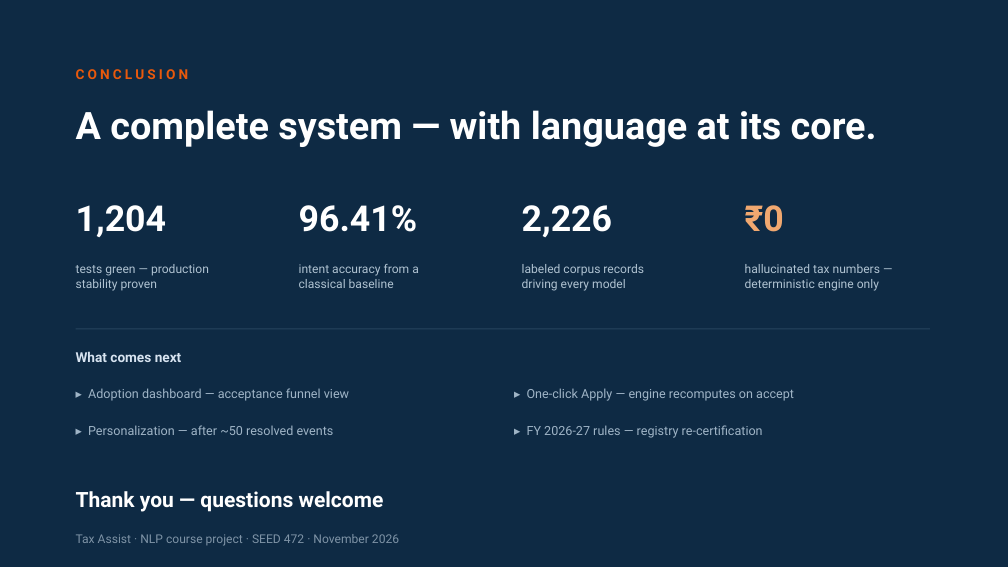
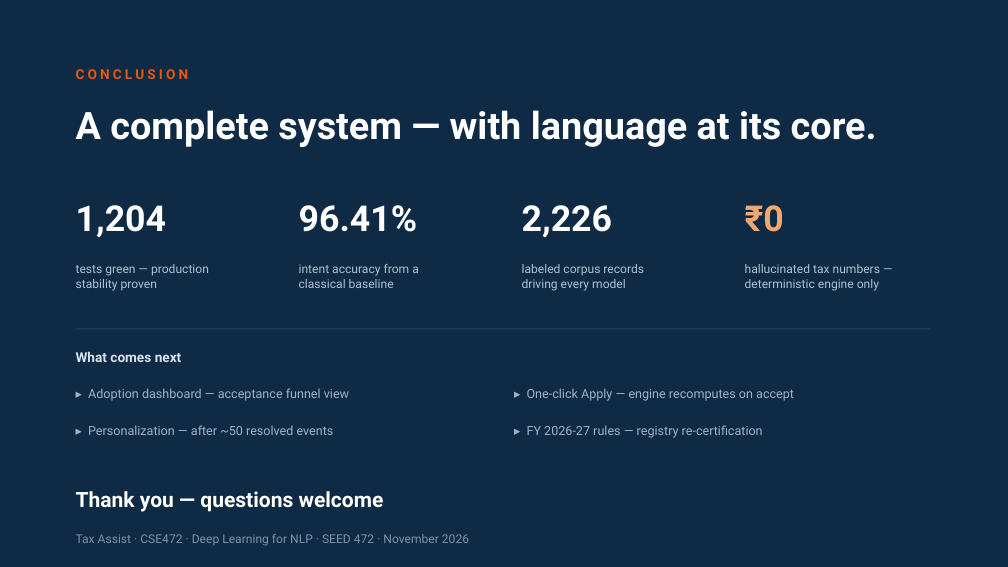
Before and after one commit to Jayant1711/Tax_Assist-system, a slide deck: slide 22 of TaxAssist_NLP_Final_Presentation.pptx. Drawn at 1008x567 pixels with LibreOffice and Linux fonts; fonts in the diff are those of the drawing. Boxes give left, top, right and bottom in pixels: in the first picture for what was removed or moved away, otherwise in the second. Text is boxed around its words. In the diff, an @@ line names an element or a change of style, - is before the commit and + after.

Commit message:
docs: deck identity/dating aligned with the IEEE report — CSE472 course kicker, Jayant (12406581), Roll No. RK4P24MZA06, GitHub link, November 2026

```diff
--- a/TaxAssist_NLP_Final_Presentation.pptx
+++ b/TaxAssist_NLP_Final_Presentation.pptx
@@ text at [76,534,469,546]: text changed @@
-Tax Assist · NLP course project · SEED 472 · November 2026
+Tax Assist · CSE472 · Deep Learning for NLP · SEED 472 · November 2026
```
Also in this commit, not shown: 1 other slide changed.
